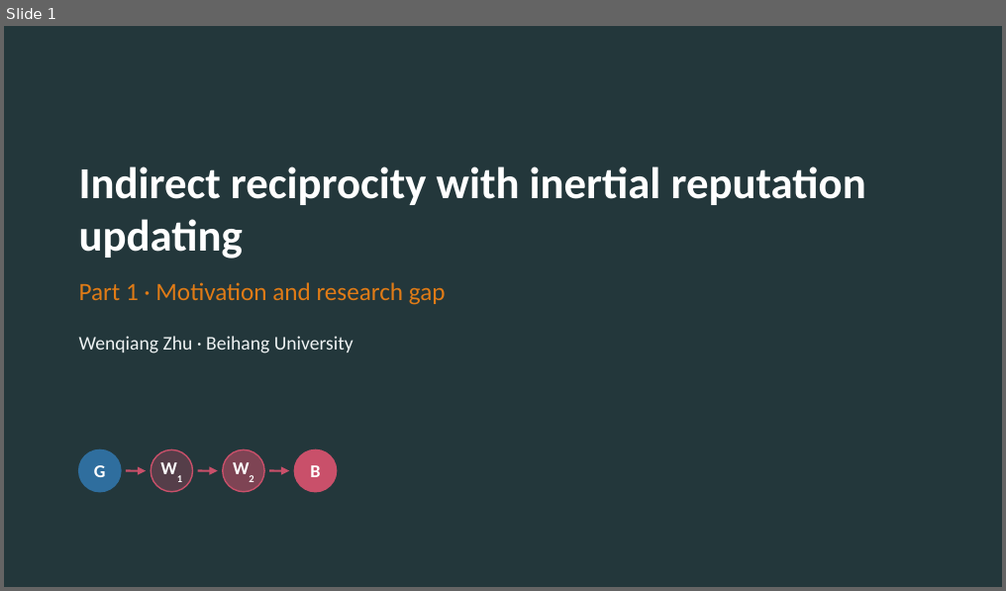
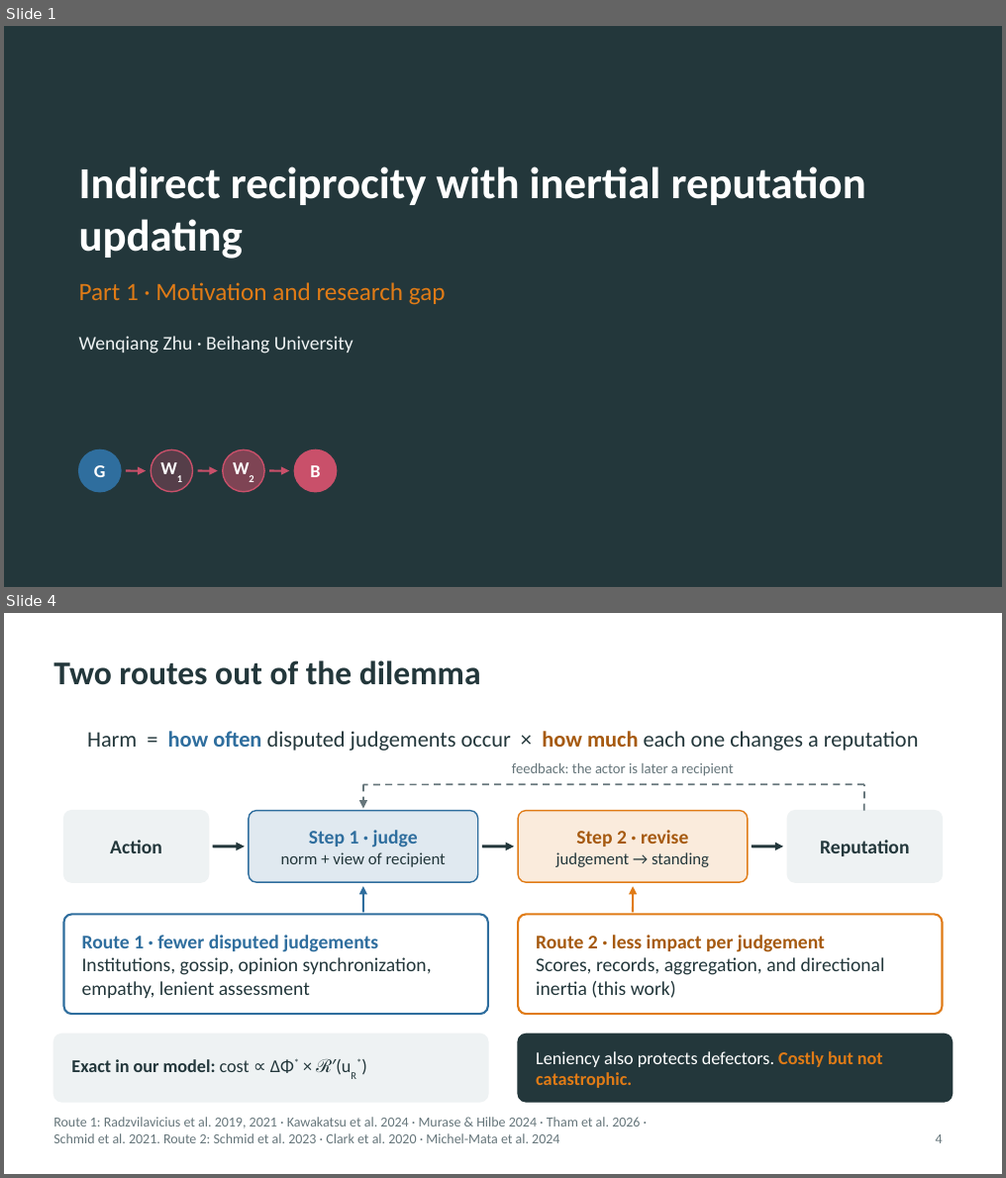
Before and after one commit to JoeWynn7/IR_paper, a slide deck: Slides/IR_motivation_section.pptx. Shown one above the other, each under a label of ours: slide 1 before the commit, slides 1 and 4 after it; the slides between them are not shown. The pictures are 1006x591 and 1006x1178 pixels, drawn with LibreOffice and Linux fonts; fonts in the diff are those of the drawing. Boxes give left, top, right and bottom in pixels: in the first picture for what was removed or moved away, otherwise in the second. Text is boxed around its words. In the diff, an @@ line names an element or a change of style, - is before the commit and + after.

```diff
--- a/Slides/IR_motivation_section.pptx
+++ b/Slides/IR_motivation_section.pptx
@@ slide 4 added at (4,613,1002,1174), background #FFFFFF @@
@@ title added at (54,661,481,685), 24 pt, text #23373B, bold @@
+Two routes out of the dilemma
@@ text added at (87,731,919,751), 16 pt, text #23373B @@
+Harm = how often disputed judgements occur × how much each one changes a reputation
@@ line added from (864, 784) to (363, 784), #66767B 1.25 pt dashed @@
@@ arrow added from (363, 784) to (363, 809), #66767B 1.25 pt dashed @@
@@ text added at (512,763,733,776), 10.5 pt, text #66767B @@
+feedback: the actor is later a recipient
@@ line added from (864, 811) to (864, 784), #66767B 1.25 pt dashed @@
@@ rounded rectangle added at (63,811,209,882), fill #EEF2F3, outline #EEF2F3 1 pt @@
@@ rounded rectangle added at (249,811,478,882), fill #2F6E9E at 15% opacity, outline #2F6E9E 1 pt @@
@@ rounded rectangle added at (518,811,747,882), fill #E07B16 at 15% opacity, outline #E07B16 1 pt @@
@@ rounded rectangle added at (787,811,943,882), fill #EEF2F3, outline #EEF2F3 1 pt @@
@@ text added at (110,840,162,854), 14 pt, text #23373B, bold @@
+Action
@@ arrow added from (213, 847) to (245, 847), #23373B 2 pt @@
@@ text added at (281,830,446,867), 12 pt, text #23373B @@
+Step 1 · judge
+norm + view of recipient
@@ arrow added from (482, 847) to (514, 847), #23373B 2 pt @@
@@ text added at (556,830,709,867), 12 pt, text #23373B @@
+Step 2 · revise
+judgement → standing
@@ arrow added from (751, 847) to (783, 847), #23373B 2 pt @@
@@ text added at (820,840,909,857), 14 pt, text #23373B, bold @@
+Reputation
@@ arrow added from (363, 912) to (363, 886), #2F6E9E 1.5 pt @@
@@ arrow added from (633, 912) to (633, 886), #E07B16 1.5 pt @@
@@ rounded rectangle added at (63,914,488,1014), fill #FFFFFF, outline #2F6E9E 1.5 pt @@
@@ text added at (82,935,432,998), 14 pt, text #23373B @@
+Route 1 · fewer disputed judgements
+Institutions, gossip, opinion synchronization, empathy, lenient assessment
@@ rounded rectangle added at (518,914,943,1014), fill #FFFFFF, outline #E07B16 1.5 pt @@
@@ text added at (536,935,885,998), 14 pt, text #23373B @@
+Route 2 · less impact per judgement
+Scores, records, aggregation, and directional inertia (this work)
@@ rounded rectangle added at (54,1034,488,1102), fill #EEF2F3, outline #EEF2F3 1 pt @@
@@ rounded rectangle added at (518,1034,952,1102), fill #23373B, outline #23373B 1 pt @@
@@ text added at (536,1052,883,1088), 13 pt, text #FFFFFF @@
+Leniency also protects defectors. Costly but not catastrophic.
@@ text added at (71,1059,336,1073), 13 pt, text #23373B, bold @@
+Exact in our model: cost ∝ ΔΦ* × ℛ′(uR*)
@@ text added at (54,1117,640,1144), 10 pt, text #66767B @@
+Route 1: Radzvilavicius et al. 2019, 2021 · Kawakatsu et al. 2024 · Murase & Hilbe 2024 · Tham et al. 2026 · Schmid et al. 2021. Route 2: Schmid et al. 2023 · Clark et al. 2020 · Michel-Mata et al. 2024
@@ page number added at (936,1135,943,1144), 10 pt, text #66767B @@
+4
```
Also in this commit, not shown: 1 slide changed, 4 other slides added, 7 slides removed, 21 other files.
